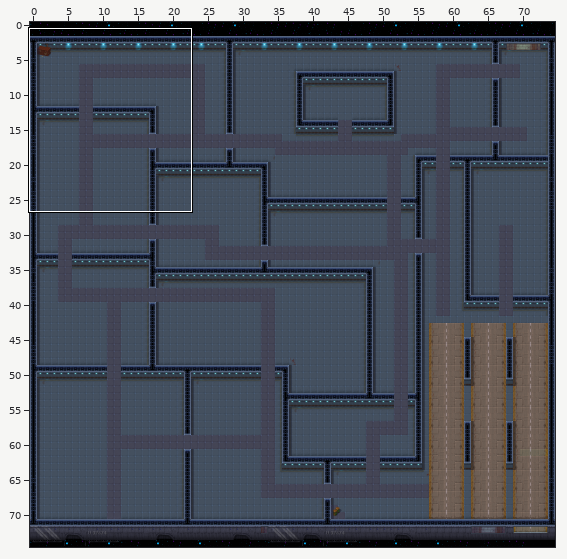
Two versions of a level (Tiled map, public/assets/map/Map.tmx). The picture above shows the old version from afar; the outline marks the close-up.
Close-up. Before the commit:
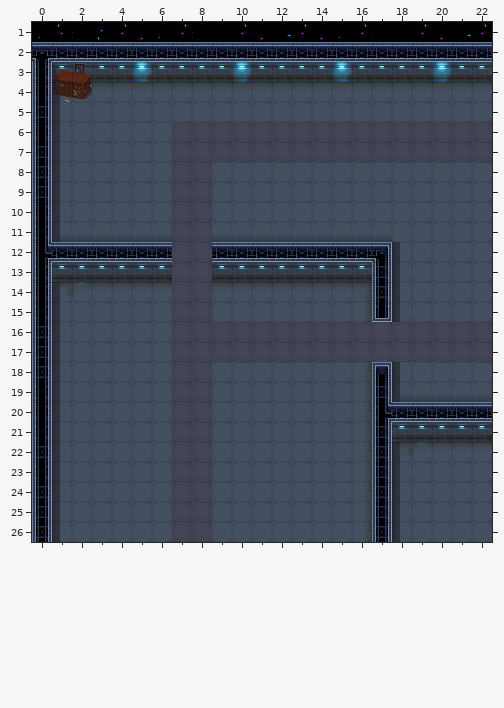
Cells are 32x32 px. Shown: x 0..22, y 1..26. The commit also changed other parts of the map, which this record leaves out.
After the commit:
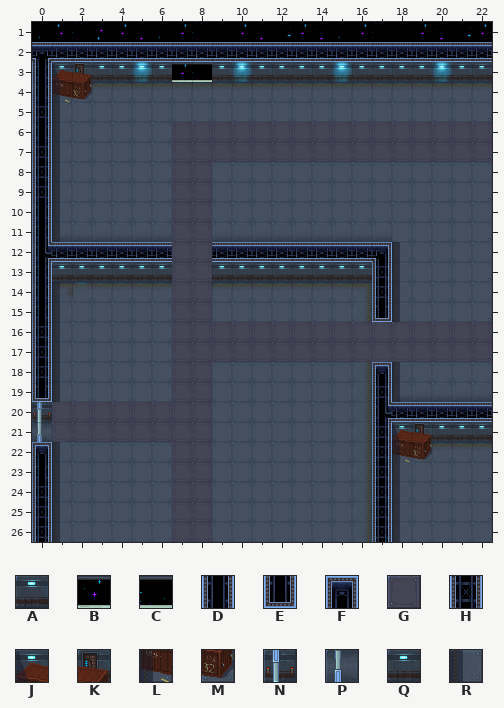
Key: from "Spaceship": A 141, B 151, C 152, D 167, E 306, F 432, G 506, H 658, J 718, K 719, L 760, M 761, N 852, P 894, Q 972, R 1177.
_ is an empty cell.
Difference:
Layer "Ground":
y 20..21: x 1 R -> G
Layer "Walls":
y 3: x 7..8 AA -> BC
y 19: x 0 D -> E
y 20: x 0 D -> N
y 21: x 0 D -> P; x 18..19 QQ -> JK
y 22: x 0 H -> F; x 18..19 __ -> LM
